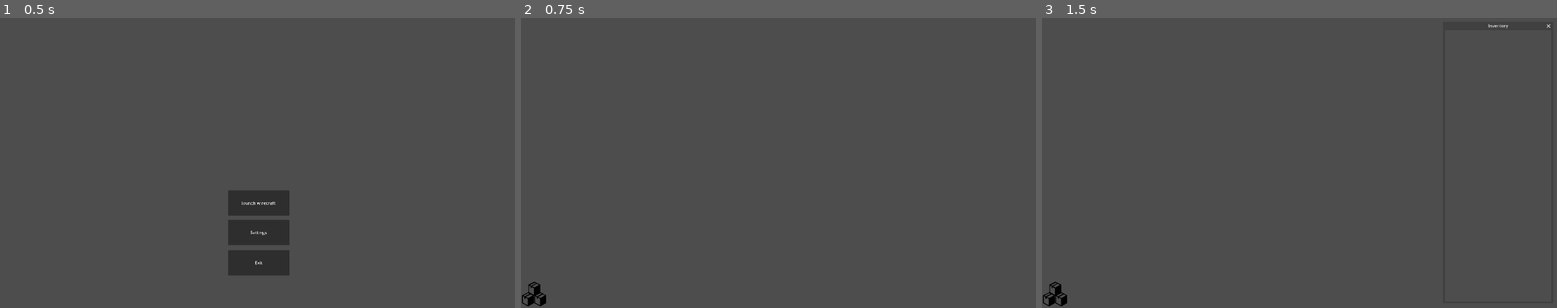
Above: before the commit, frames 1-3 (left to right).
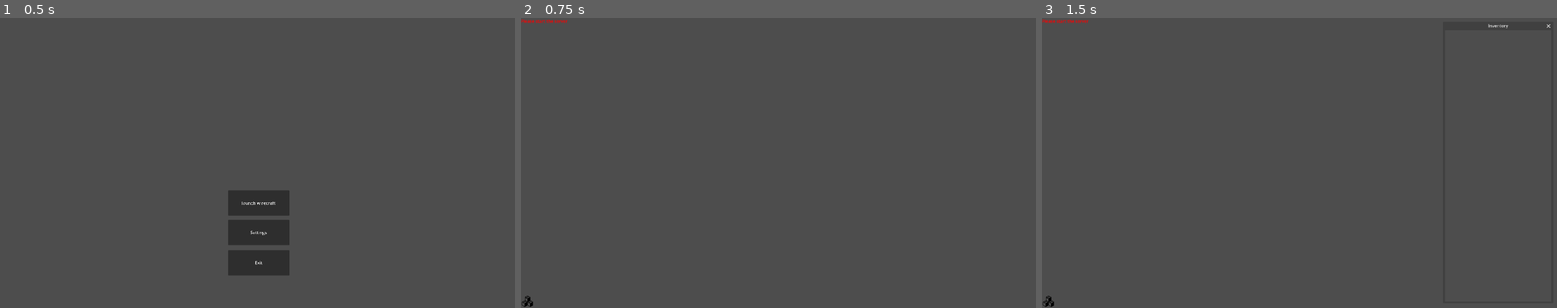
Above: after the commit, the same moments.

Repository: wirecraft-team/wirecraft
Game: Godot game, scene res://scenes/Menu.tscn
The game is run twice, just before and just after one commit, with the same random seed, the same clock (stepped at 60 frames per second) and the same inputs.
Inputs (mouse positions are in pixels of both pictures, inside the frame that each line leads up to; where the layout moved, square brackets give the same spot in the first picture):
- Up to frame 1 (0.5 s): no input
- Up to frame 2 (0.75 s): click "launch wirecraft" at 0.5 s
- Up to frame 3 (1.5 s): click (1047, 302) [1057, 293] at 1.25 s

Frame 1 is identical in both runs. In frame 2, 0.3% of the frame differs, in the area x 0-10%, y 0-100%; in frame 3, 0.3%.

Commit message:
feat(godot)! Updating to godot 4.4
This commit updates the assets to use the new Godot 4.4 uuid structure.
Keep in mind the uid file MUST be comitted.

Diff:
--- a/godot/project.godot
+++ b/godot/project.godot
@@ -12,7 +12,7 @@
 
 config/name="wirecraft"
 run/main_scene="res://scenes/Menu.tscn"
-config/features=PackedStringArray("4.3", "Forward Plus")
+config/features=PackedStringArray("4.4", "Forward Plus")
 config/icon="res://assets/icon.png"
 
 [display]
--- a/godot/scenes/Game.tscn
+++ b/godot/scenes/Game.tscn
@@ -30,9 +30,9 @@
 script = ExtResource("6_kac4m")
 
 [node name="Button" type="Button" parent="CanvasLayer"]
-offset_top = 978.0
-offset_right = 100.0
-offset_bottom = 1078.0
+offset_top = 1030.0
+offset_right = 50.0
+offset_bottom = 1080.0
 focus_mode = 0
 icon = ExtResource("6_tacyi")
 flat = true
@@ -45,5 +45,11 @@
 visible = false
 script = ExtResource("8_22p52")
 
+[node name="ServerText" type="RichTextLabel" parent="CanvasLayer"]
+offset_right = 199.0
+offset_bottom = 40.0
+bbcode_enabled = true
+text = "[color=#ff0000]Please start the server[/color]"
+
 [connection signal="pressed" from="CanvasLayer/Button" to="CanvasLayer" method="_on_button_pressed"]
 [connection signal="close_requested" from="CanvasLayer/Window" to="CanvasLayer" method="_on_window_close_requested"]
--- a/godot/scripts/ws.gd
+++ b/godot/scripts/ws.gd
@@ -32,6 +32,7 @@
 	# WebSocketPeer.STATE_OPEN means the socket is connected and ready
 	# to send and receive data.
 	if state == WebSocketPeer.STATE_OPEN:
+		get_node("../CanvasLayer/ServerText").visible = false
 		while socket.get_available_packet_count():
 			var packet_data = socket.get_packet().get_string_from_utf8()
 			print("Got data from server: ", )
Not shown: 1 places in godot/scenes/Game.tscn that only renumber resources
Not shown: 1 places in godot/scenes/Menu.tscn that only renumber resources
Not shown: 1 places in godot/scenes/Settings.tscn that only renumber resources
Not shown: 1 places in godot/scenes/cable.tscn that only renumber resources
Not shown: 1 places in godot/scenes/pc.tscn that only renumber resources
Not shown: 1 places in godot/scenes/switch.tscn that only renumber resources
Not shown, added: godot/scripts/cable.gd.uid
Not shown, added: godot/scripts/cable_controller.gd.uid
Not shown, added: godot/scripts/camera.gd.uid
Not shown, added: godot/scripts/device.gd.uid
Not shown, added: godot/scripts/device_controller.gd.uid
Not shown, added: godot/scripts/menu.gd.uid
(and 4 more such lines)
